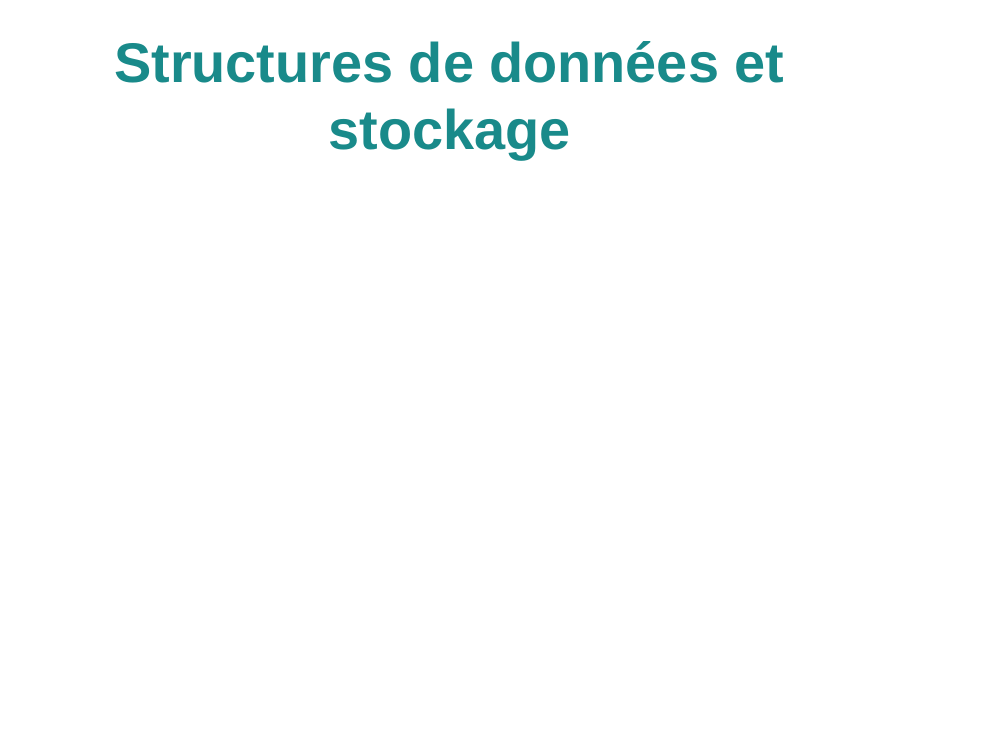
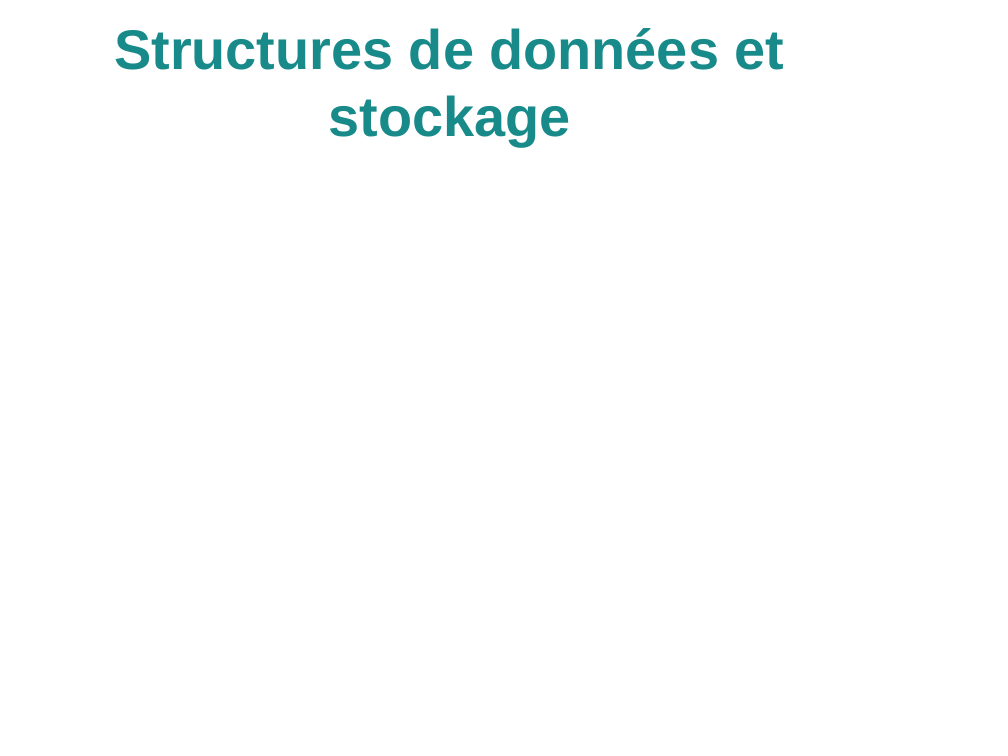
Before and after one commit to 64q/PolyPeer, a slide deck: slide 8 of doc/presentation/polypeer.odp. Drawn at 1008x756 pixels with LibreOffice and Linux fonts; fonts in the diff are those of the drawing; background and template pictures are left out. Boxes give left, top, right and bottom in pixels: in the first picture for what was removed or moved away, otherwise in the second. Text is boxed around its words. In the diff, an @@ line names an element or a change of style, - is before the commit and + after.

```diff
--- a/doc/presentation/polypeer.odp
+++ b/doc/presentation/polypeer.odp
@@ title "Structures de données et stockage": place and size @@
-title "Structures de données et stockage" at bbox=[114, 41, 785, 159]
+title "Structures de données et stockage" at bbox=[114, 28, 785, 146]
```
Also in this commit, not shown: 1 other slide changed.
